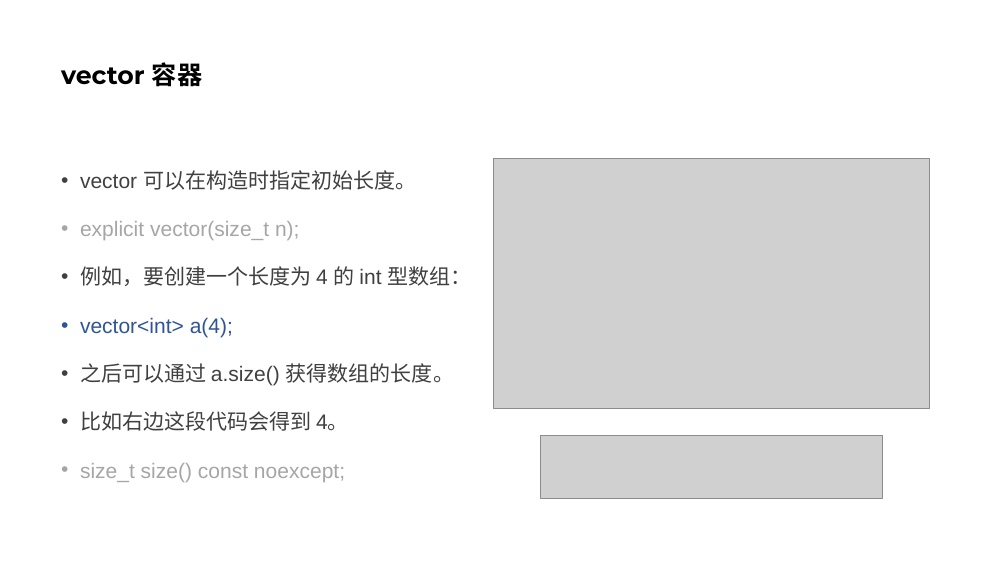
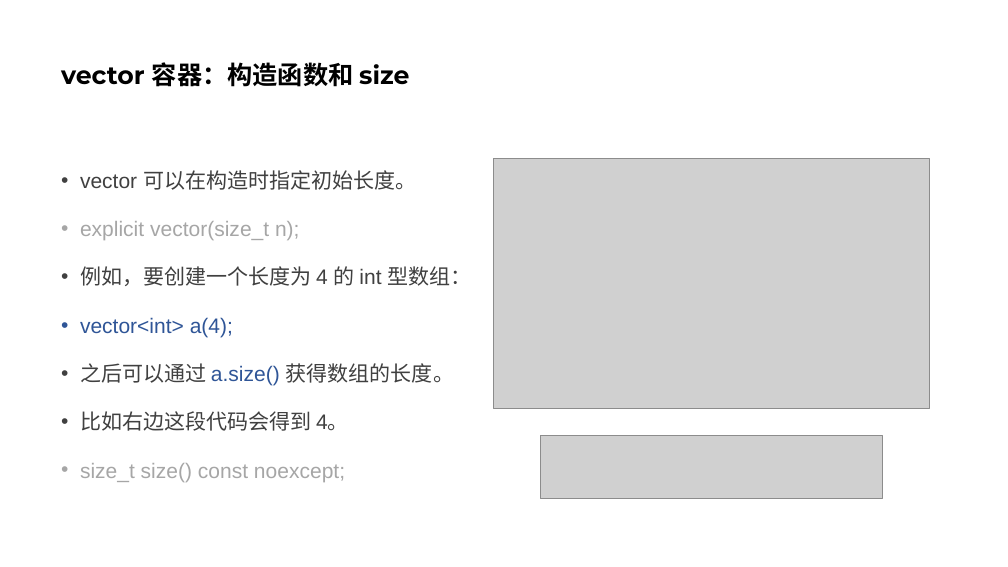
Before and after one commit to parallel101/course, a slide deck: slide 11 of 13/slides.pptx. Drawn at 1008x567 pixels with LibreOffice and Linux fonts; fonts in the diff are those of the drawing; grey boxes stand for pictures. Boxes give left, top, right and bottom in pixels: in the first picture for what was removed or moved away, otherwise in the second. Text is boxed around its words. In the diff, an @@ line names an element or a change of style, - is before the commit and + after.

```diff
--- a/13/slides.pptx
+++ b/13/slides.pptx
@@ title at <box>61,62,409,87</box>: text changed @@
-vector 容器
+vector 容器：构造函数和 size
@@ text at <box>80,363,454,386</box>: text colour #404040 to #2F5597 in "a.size()" @@
```
Also in this commit, not shown: 15 other slides changed, 22 slides added, 21 other files.
